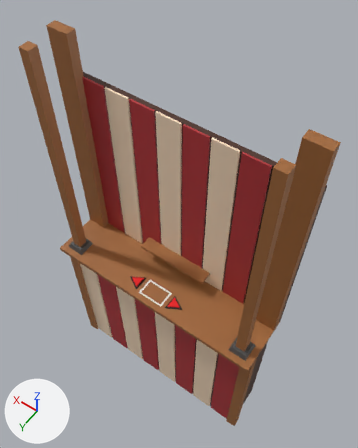
The FBX model Assets/3D/Shop/Shop.fbx, before and after one commit.
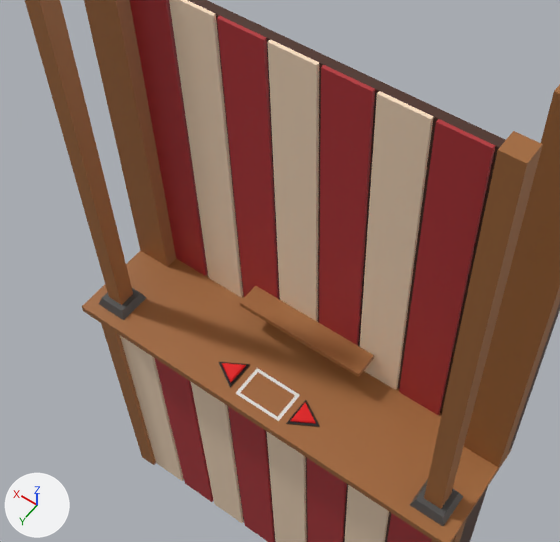
The first picture shows the older version from a 50 mm camera at (-56.8, 60.3, 148.8) aimed at (3.1, -23.6, 17.0). The close-ups show the older and then the newer version on the part from 5% to 85% of the width and 20% to 82% of the height of that picture. Only the edits that show in the close-ups are written down. Arrows for +X, +Y and +Z are at lower left; the lights stay in place. Where no turn or scale is listed for an object, it has been applied to the vertices.

The first close-up shows 'Back Wall', 'Buttons', 'Buttons Base', 'Edge', 'Edge.001', 'Floor', 'Front', 'Pillar', 'Planks', 'Planks.001', 'Play Area', 'Shelf'.
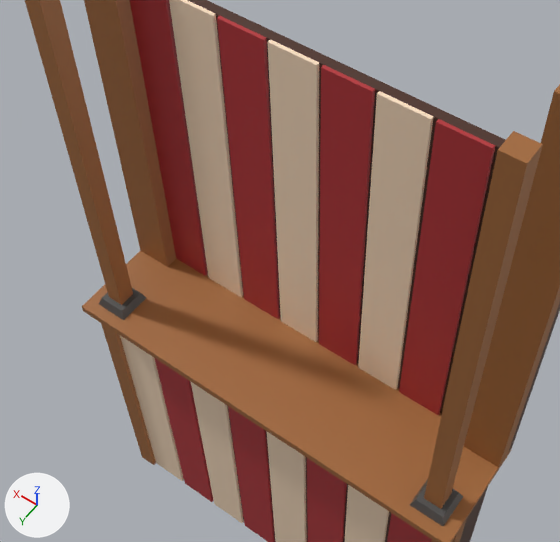
Location of each change, [x1, y1, x2, y2] in pixels of the close-ups (560 x 542 px):
'Shelf', deleted (brown): before [240, 286, 374, 377]
'Buttons', deleted: before [222, 363, 316, 424]
'Play Area', deleted: before [236, 368, 300, 421]
'Buttons Base', deleted: before [218, 362, 320, 427]

The change, as a diff of the scene's bpy script:
```diff
--- a/Assets/3D/Shop/Shop.fbx.py
+++ b/Assets/3D/Shop/Shop.fbx.py
@@ ob_buttons_base @@
-ob_buttons_base = bpy.data.objects.new('Buttons Base', me_circle_003)
-ob_buttons_base.location = (0.0, 0.0, 0.0)
@@ ob_shelf @@
-ob_shelf = bpy.data.objects.new('Shelf', me_cube_021)
-ob_shelf.location = (0.0, 0.0, 0.0)
@@ ob_buttons @@
-ob_buttons = bpy.data.objects.new('Buttons', me_circle_002)
-ob_buttons.location = (0.0, 0.0, 0.0)
@@ ob_play_area @@
-ob_play_area = bpy.data.objects.new('Play Area', me_cube_027)
-ob_play_area.location = (0.0, 0.0, 0.0)
```
